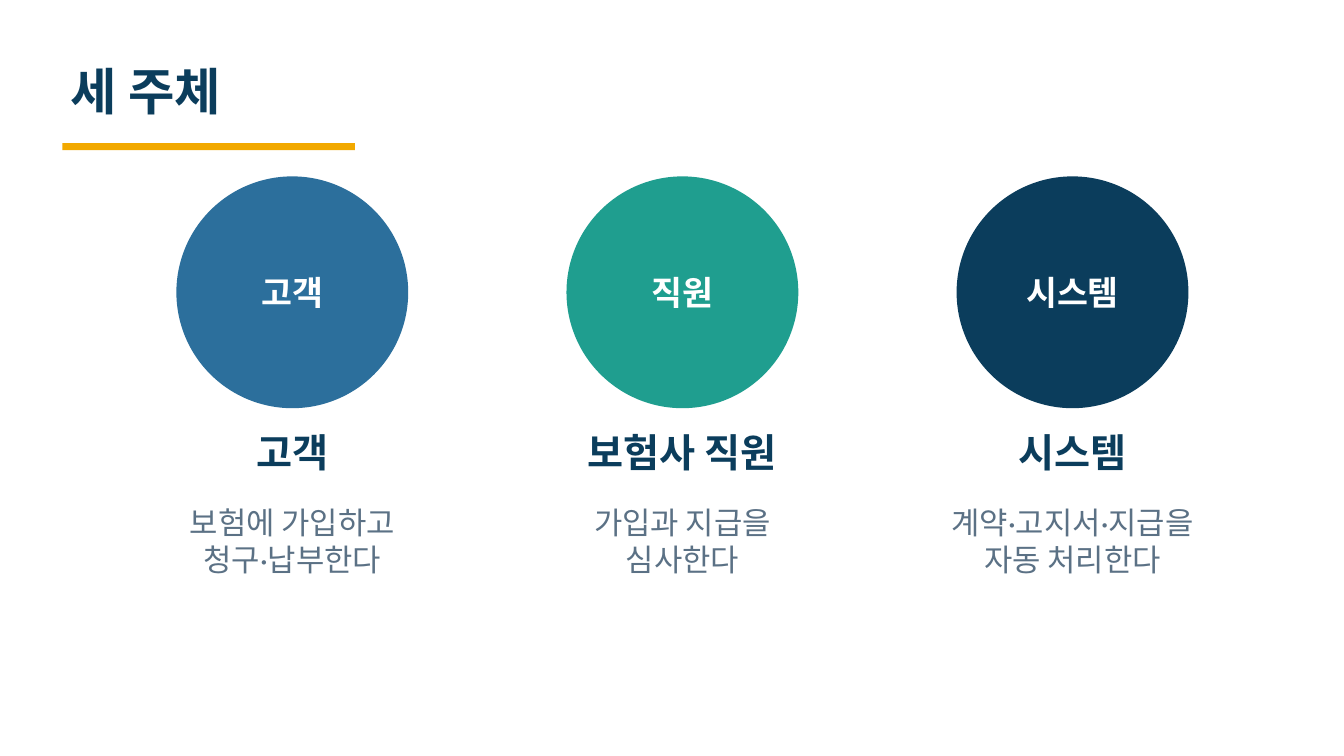
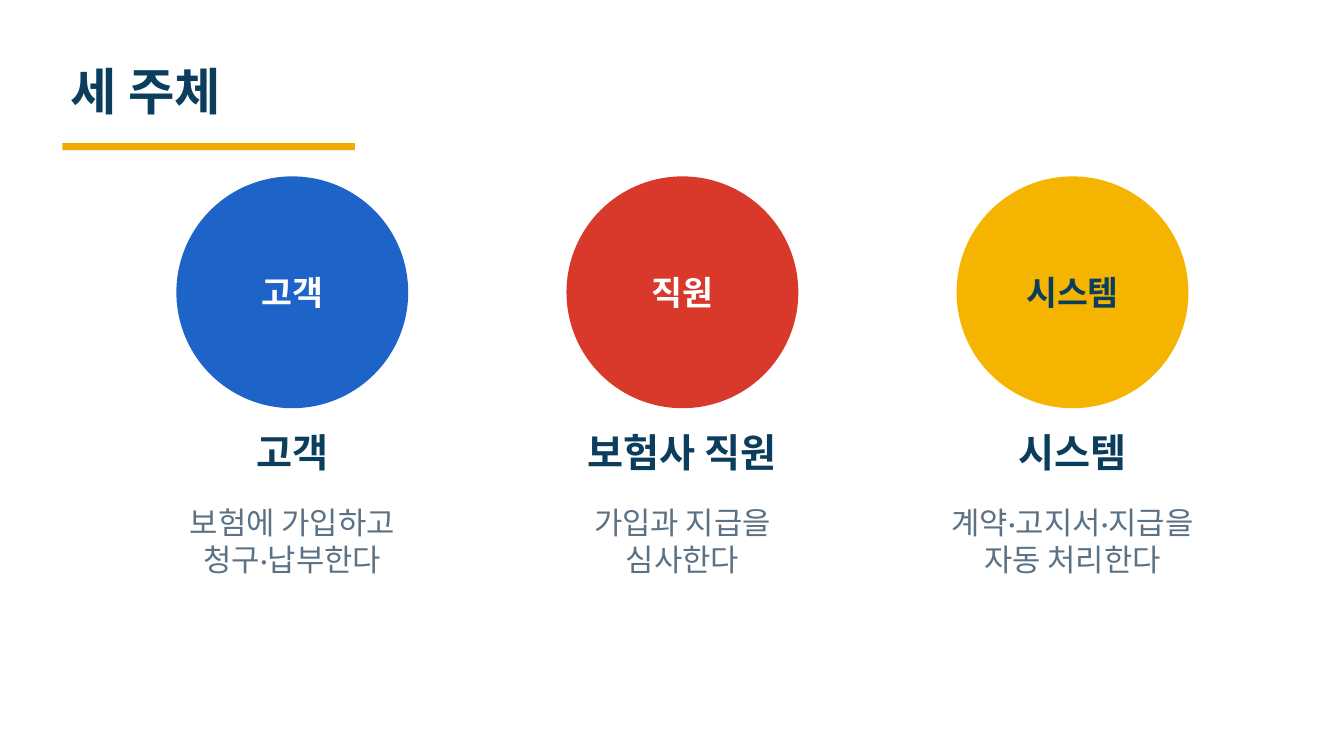
Before and after one commit to heyoonyoon/distributed-programming, a slide deck: slide 2 of docs/presentation/보험발표-편집가능.pptx. Drawn at 1344x756 pixels with LibreOffice and Linux fonts; fonts in the diff are those of the drawing. Boxes give left, top, right and bottom in pixels: in the first picture for what was removed or moved away, otherwise in the second. Text is boxed around its words. In the diff, an @@ line names an element or a change of style, - is before the commit and + after.

```diff
--- a/docs/presentation/보험발표-편집가능.pptx
+++ b/docs/presentation/보험발표-편집가능.pptx
@@ ellipse "고객" at <box>176,176,408,408</box>: fill #2C6F9C to #1E64C8 @@
@@ ellipse "직원" at <box>567,176,799,408</box>: fill #1F9E8F to #D8392B @@
@@ ellipse "시스템" at <box>957,176,1189,408</box>: text colour #FFFFFF to #0B3D5C; fill #0B3D5C to #F4B400 @@
```
Also in this commit, not shown: 6 other slides changed, 1 other file.
